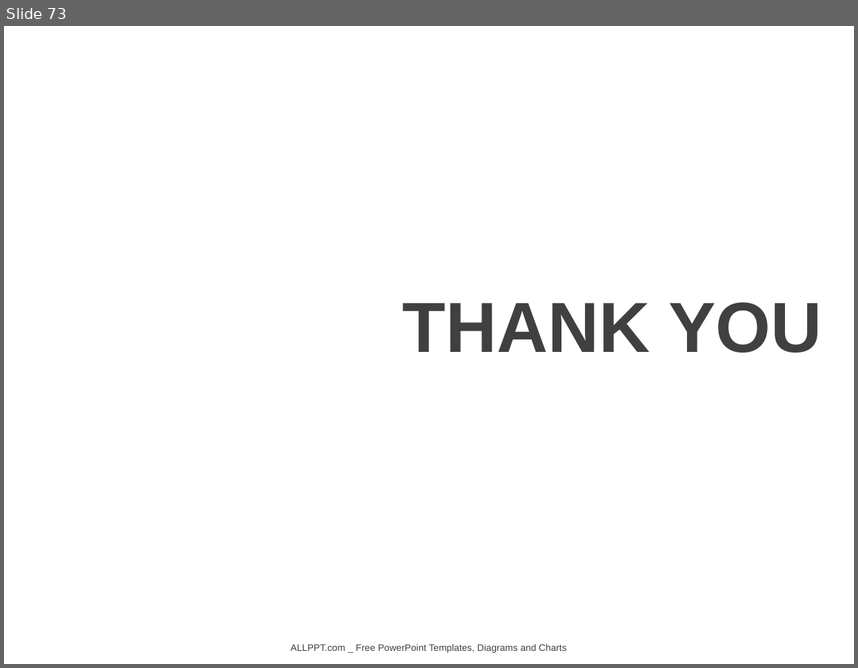
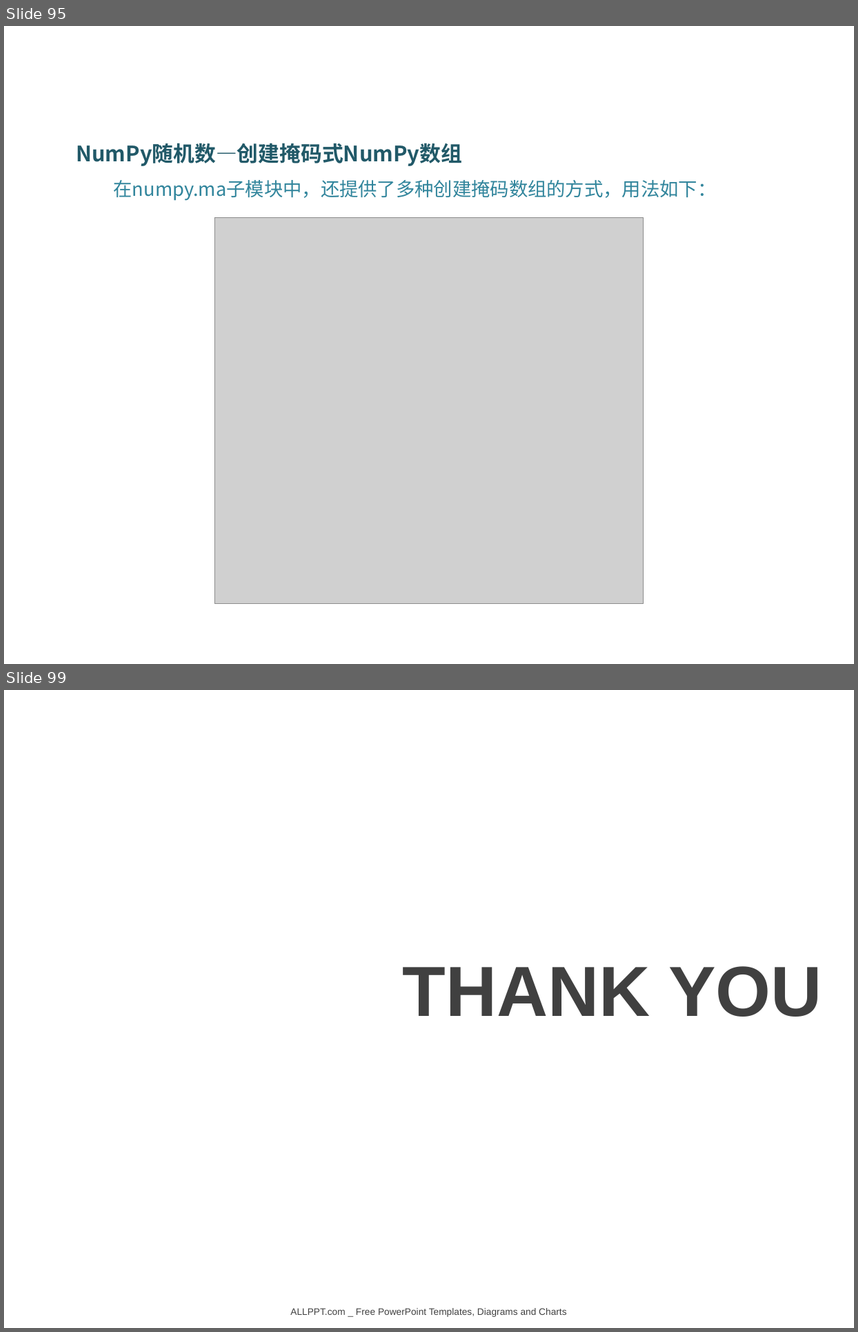
Before and after one commit to DataScienceCoding/Python-Data-Analysis, a slide deck: Python-Data-Analysis.pptx. Shown one above the other, each under a label of ours: slide 73 before the commit, slides 95 and 99 after it; the slides between them are not shown. The pictures are 858x668 and 858x1332 pixels, drawn with LibreOffice and Linux fonts; fonts in the diff are those of the drawing; grey boxes stand for pictures; background and template pictures are left out. Boxes give left, top, right and bottom in pixels: in the first picture for what was removed or moved away, otherwise in the second. Text is boxed around its words. In the diff, an @@ line names an element or a change of style, - is before the commit and + after.

```diff
--- a/Python-Data-Analysis.pptx
+++ b/Python-Data-Analysis.pptx
@@ slide 95 added at <box>4,26,854,664</box>, background picture (left out) @@
@@ text added at <box>76,143,717,201</box>, 16 pt, text #31859C @@
+NumPy随机数—创建掩码式NumPy数组
+在numpy.ma子模块中，还提供了多种创建掩码数组的方式，用法如下：
@@ picture added at <box>215,217,643,604</box> @@
@@ what was slide 73 is now slide 99 @@
```
Also in this commit, not shown: 25 other slides added, 6 other files.
